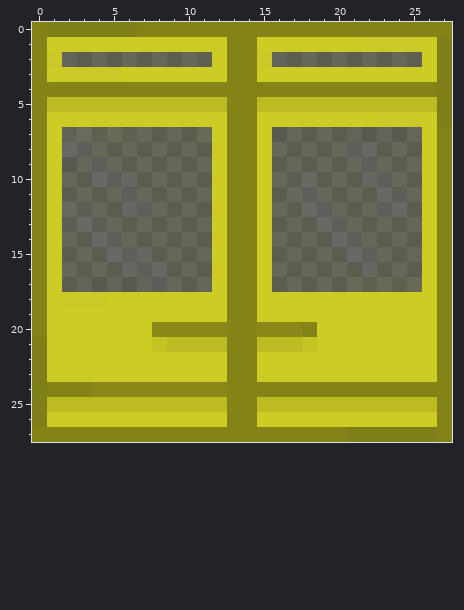
Two versions of one pixel-art sprite, TheMiserables/core/assets/FinalDoor/FinalDoorFront.png. That is the earlier state.
The file is 28x28 pixels. Colours within 5 levels of each other are drawn and written as one.
The same view after the edit:
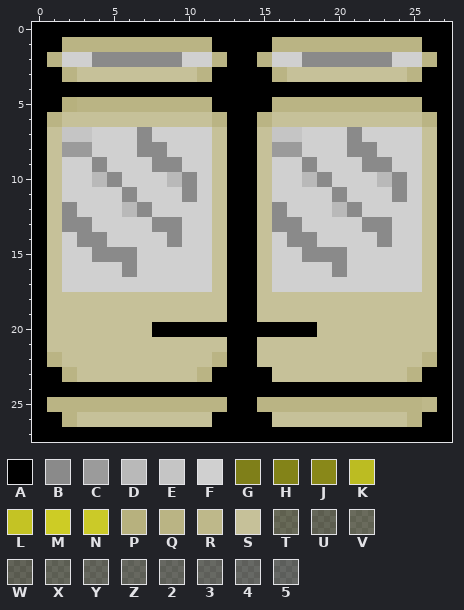
Palette (. is transparent): A #000000  B #8a8a8a  C #9b9b9b  D #b9b9b9  E #c5c5c5  F #d0d0d0  G #818118f8  H #838318  J #898819  K #bcbc22  L #c4c324  M #cdcc25  N #cfce27f8  P #b7b17e  Q #bab484  R #beb88a  S #c6c199  T #e5e47e37  U #e9e88631  V #e8e89138  W #eceb8d2c  X #eded9d31  Y #efefa731  Z #f0f0ad31  2 #f2f1b631  3 #f3f3bd31  4 #f4f4c431  5 #f7f7cb2e
Change:
Changed rows in their new state; - is an unchanged pixel.
first column x 0:
 0 AAAAAAAAAAAAAAAAAAAAAAAAAAAA
 1 AAQQQQQQQQQQAAAAQQQQQQQQQQAA
 2 AQFFBBBBBBFFQAAQFFBBBBBBFFQA
 3 AAQSSSSSSSSQAAAAQSSSSSSSSQAA
 4 AAAAAAAAAAAAAAAAAAAAAAAAAAAA
 5 AAPQQQQQQQQQAAAAQQQQQQQQQQAA
 6 AQSSSSSSSSSSQAAQSSSSSSSSSSQA
 7 ASEEFFFBFFFFSAASEEFFFBFFFFSA
 8 ASCCFFFBBFFFSAASCCFFFBBFFFSA
 9 ASFFBFFFBBFFSAASFFBFFFBBFFSA
10 ASFFDBFFFDBFSAASFFDBFFFDBFSA
11 ASFFFFBFFFBFSAASFFFFBFFFBFSA
12 ASBFFFDBFFFFSAASBFFFDBFFFFSA
13 ASBBFFFFBBFFSAASBBFFFFBBFFSA
14 ASFBBFFFFBFFSAASFBBFFFFBFFSA
15 ASFFBBBFFFFFSAASFFBBBFFFFFSA
16 ASFFFFBFFFFFSAASFFFFBFFFFFSA
17 ASFFFFFFFFFFSAASFFFFFFFFFFSA
18 ASSSSSSSSSSSSAASSSSSSSSSSSSA
19 ASSSSSSSSSSSSAASSSSSSSSSSSSA
20 ASSSSSSSAAAAAAAAAAASSSSSSSSA
21 ASSSSSSSSSSSSAASSSSSSSSSSSSA
22 AQSSSSSSSSSSQAASSSSSSSSSSSQA
23 AAQSSSSSSSSQAAAASSSSSSSSSQAA
24 AAAAAAAAAAAAAAAAAAAAAAAAAAAA
25 AQQQQQQQQQQQQAAQQQQQQQQQQQRA
26 AAQSSSSSSSSSAAAASSSSSSSSSQAA
27 AAAAAAAAAAAAAAAAAAAAAAAAAAAA
Where, in picture pixels (left, top, right, bottom), the same in both pictures:
changed: (32, 22, 452, 442)
